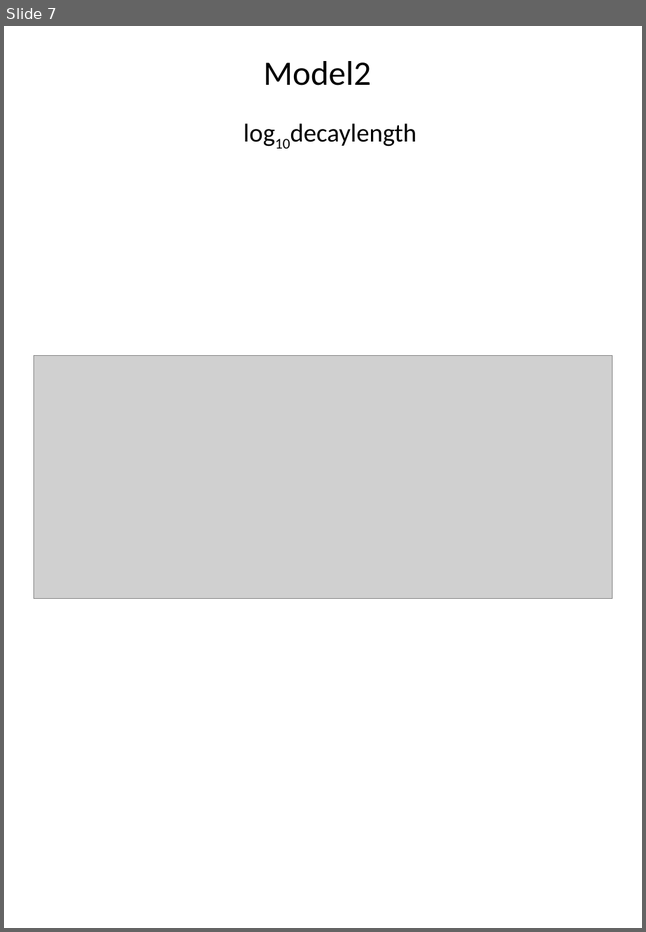
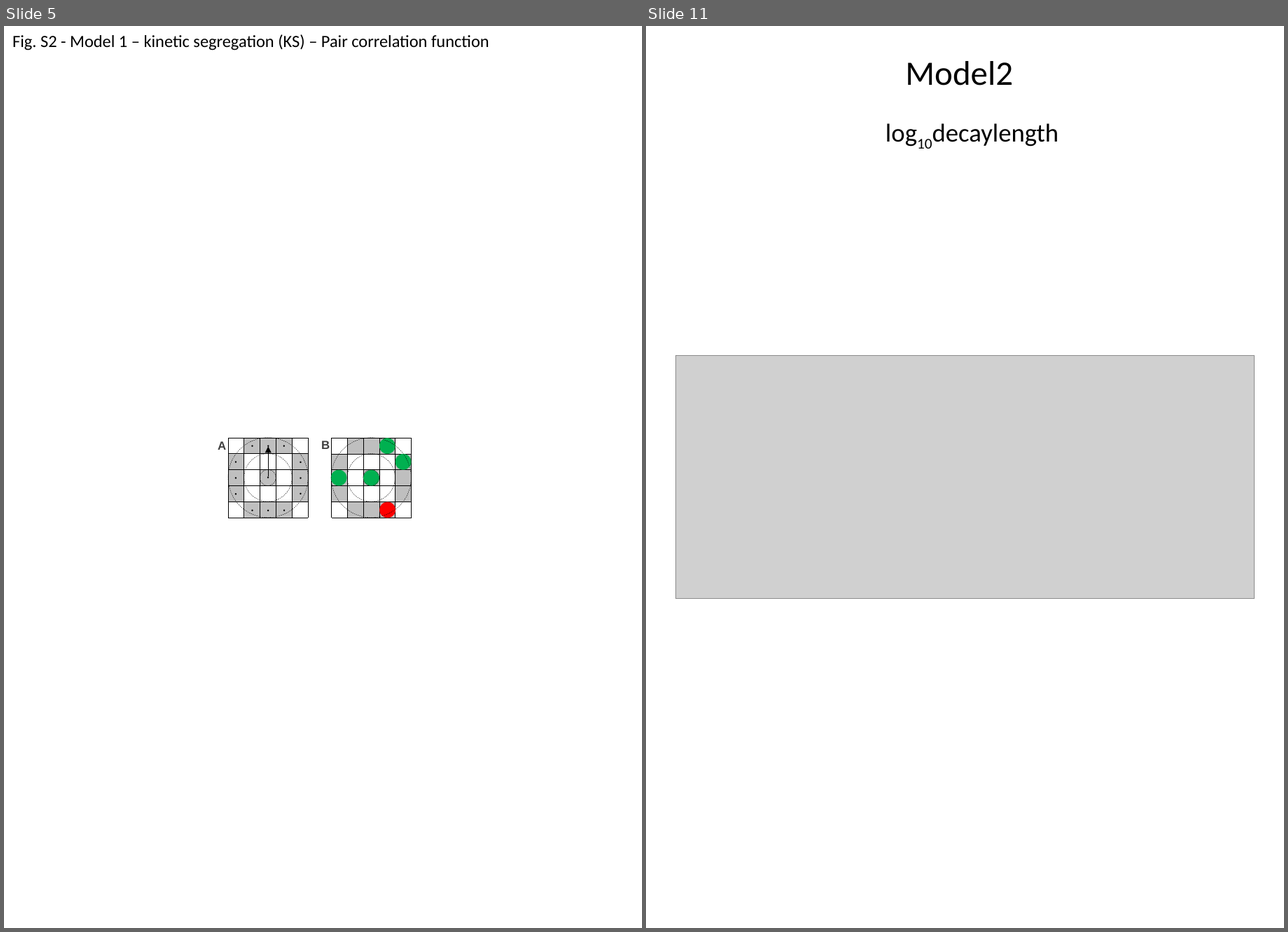
Before and after one commit to yairneveoz/immune-synapse-metamodeling, a slide deck: figures/All figures portrait.pptx. Shown side by side, each under a label of ours: slide 7 before the commit, slides 5 and 11 after it; the slides between them are not shown. The pictures are 646x932 and 1288x932 pixels, drawn with LibreOffice and Linux fonts; fonts in the diff are those of the drawing; grey boxes stand for pictures. Boxes give left, top, right and bottom in pixels: in the first picture for what was removed or moved away, otherwise in the second. Text is boxed around its words. In the diff, an @@ line names an element or a change of style, - is before the commit and + after.

```diff
--- a/figures/All figures portrait.pptx
+++ b/figures/All figures portrait.pptx
@@ slide 5 added at [4, 26, 642, 928], background #FFFFFF @@
@@ text added at [12, 34, 489, 50], 16 pt, text #000000 @@
+Fig. S2 - Model 1 – kinetic segregation (KS) – Pair correlation function
@@ group added at [218, 438, 308, 518]: 16 ellipses, 12 lines, 5 rectangles, 1 arrow, 1 text @@
+A
@@ group added at [321, 438, 411, 518]: 12 lines, 8 ellipses, 5 rectangles, 1 text @@
+B
@@ what was slide 7 is now slide 11 @@
```
Also in this commit, not shown: 2 slides changed, 16 other slides added, 7 slides removed.
